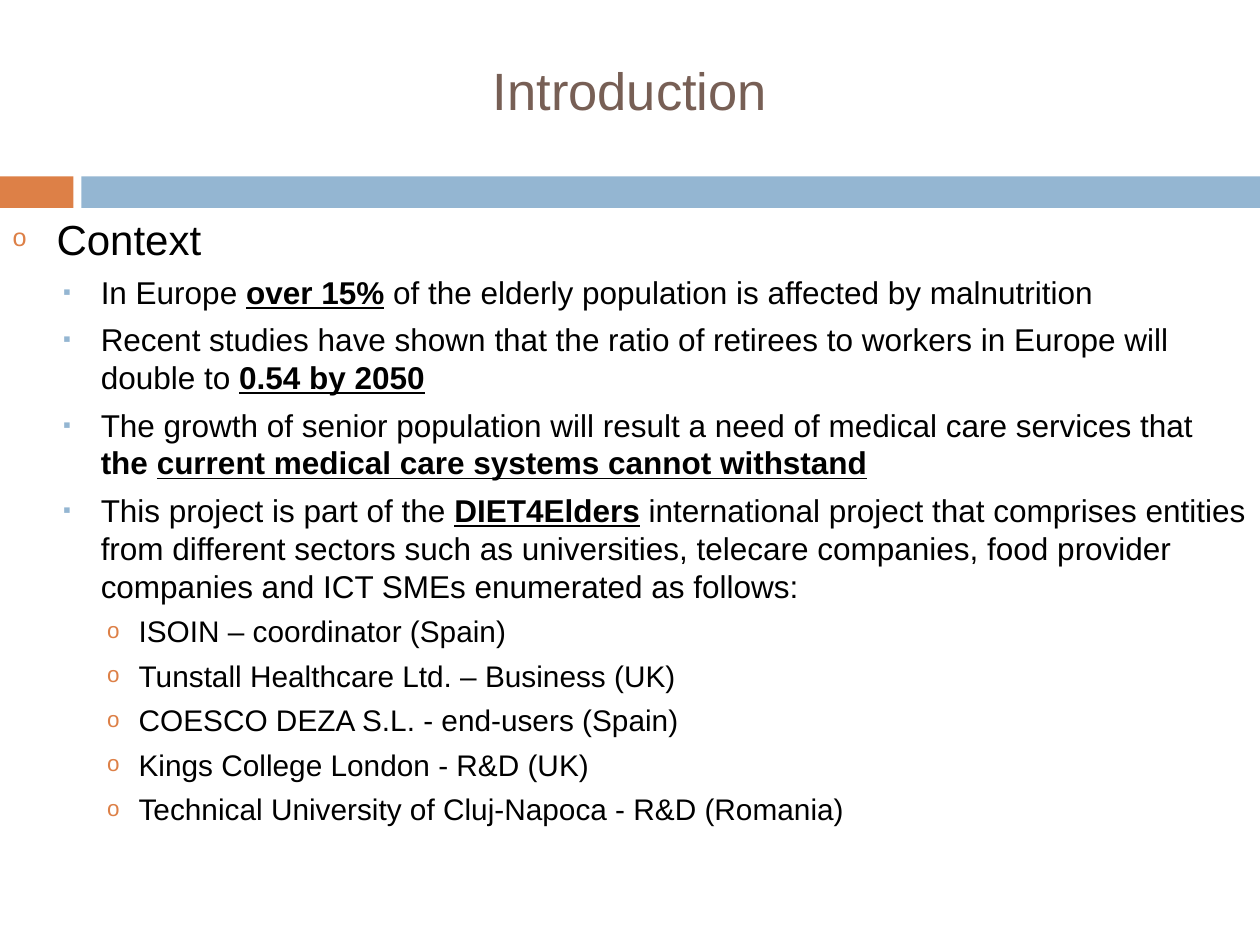
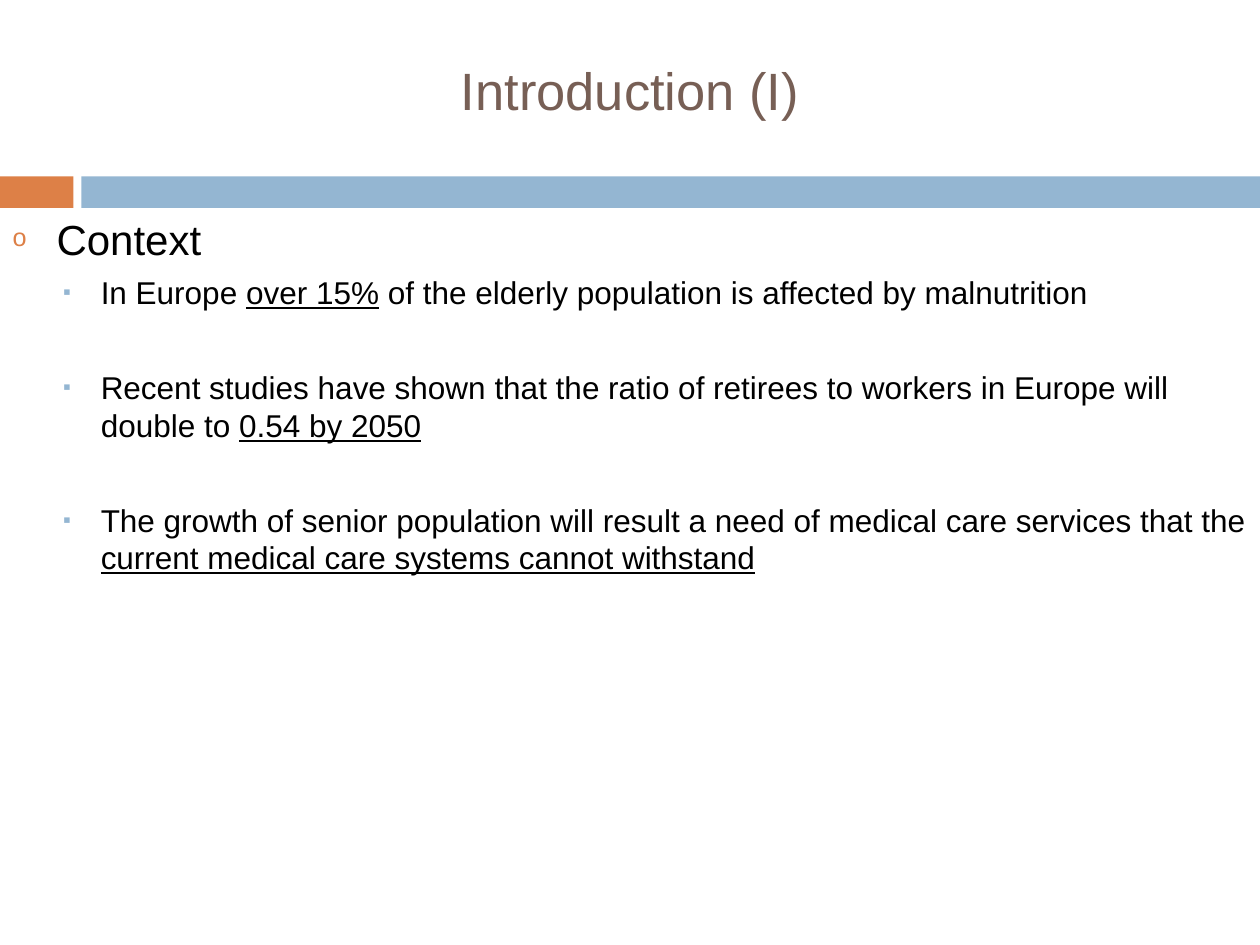
Before and after one commit to tiberiu-b/Diet4EldersDocumentation, a slide deck: slide 3 of Prezentare/TiberiuBoros.pptx. Drawn at 1260x945 pixels with LibreOffice and Linux fonts; fonts in the diff are those of the drawing; background and template pictures are left out. Boxes give left, top, right and bottom in pixels: in the first picture for what was removed or moved away, otherwise in the second. Text is boxed around its words. In the diff, an @@ line names an element or a change of style, - is before the commit and + after.

```diff
--- a/Prezentare/TiberiuBoros.pptx
+++ b/Prezentare/TiberiuBoros.pptx
@@ title at (461, 72, 798, 121): text changed @@
-Introduction
+Introduction (I)
@@ text at (101, 281, 1245, 575): bold off in "over 15%", "0.54 by 2050", "the current medical care systems cannot withstand" @@
@@ text at (101, 499, 1246, 826): paragraphs removed @@
-  ▪ This project is part of the DIET4Elders international project that comprises entities from different sectors such as universities, telecare companies, food provider companies and ICT SMEs enumerated as follows:
-    o ISOIN – coordinator (Spain)
-    o Tunstall Healthcare Ltd. – Business (UK)
-    o COESCO DEZA S.L. - end-users (Spain)
-    o Kings College London - R&D (UK)
-    o Technical University of Cluj-Napoca - R&D (Romania)
```
Also in this commit, not shown: 25 other slides changed, 9 other files.
